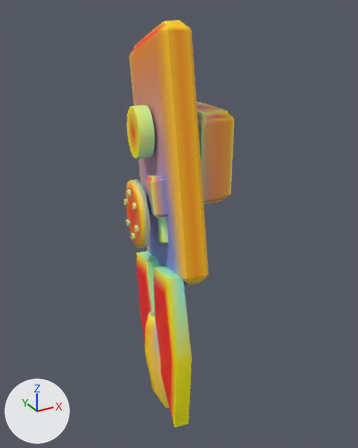
The glTF model models/parts/llm_gen_aux_shield_042_dda00a.glb: old version first, new version second.
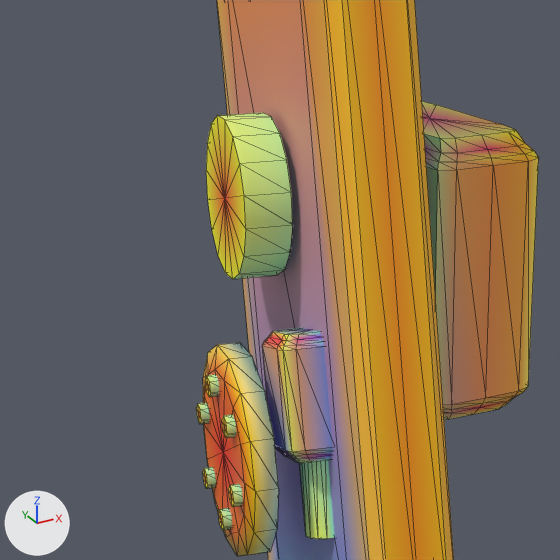
Old and new are each drawn whole from a 50 mm lens placed at (-43.1, -63.7, 20.5), pointed at (-8.9, -1.7, -10.6) and again close up on the part from 17% to 67% of the width and 15% to 56% of the height. Lighting does not change. The marker at lower left points along +X, +Y and +Z. The first two pictures are the older version. The close-ups show mesh edges as thin lines. Vertices at exactly the same position are counted once.

Names of what the first close-up shows: 'adapter_forearm_clamp_dark', 'adapter_shield_rail_dark_6_adapter_dark', 'addon_shield_barrel_7_barrel_metal', 'center_plasma_lens_4_optic_cyan', 'claw_housing_0_wing_white', 'servo_1_bolts_gold', 'servo_1_servo_accent'.
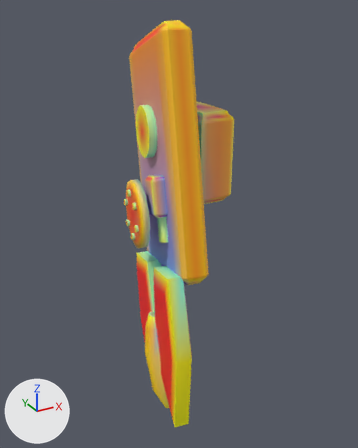
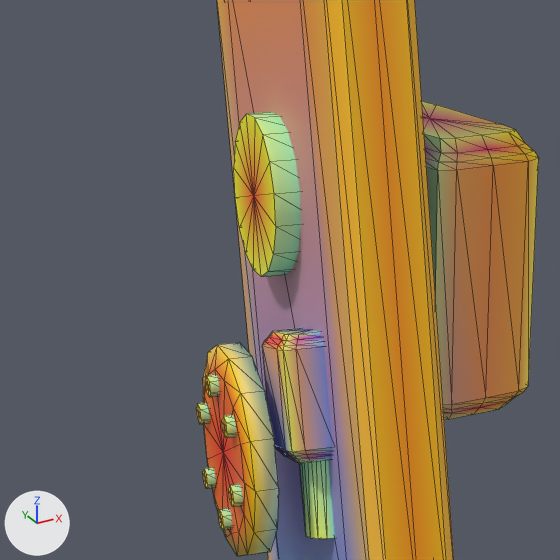
Changed parts and their boxes (x1, y1, x2, y2) in the close-ups (560 x 560 px; the box of a moved part takes in the faces that stretch with it):
'center_plasma_lens_4_optic_cyan', recoloured, moved
    before: (206, 113, 293, 279)
    after: (234, 112, 301, 277)
part 1 of me_center_plasma_lens_4_optic_cyan, moved or reshaped
    before: (206, 113, 293, 279)
    after: (234, 112, 301, 277)
part 2 of me_center_plasma_lens_4_optic_cyan, recoloured
    before: (217, 113, 293, 279)
    after: (248, 112, 301, 277)

Edits to the bpy script that builds the scene:
```text
Change me_center_plasma_lens_4_optic_cyan:
    used by ob_center_plasma_lens_4_optic_cyan; location = (0.0, 0.0, 0.0)
    remove me_center_plasma_lens_4_optic_cyan.from_pydata(...)  # 34 vertices, 64 faces; spans x -15.34..-11.91, y -2.44..5.27, z 0.04..7.48
    add me_center_plasma_lens_4_optic_cyan.from_pydata(...)  # 34 vertices, 64 faces; spans x -13.98..-10.54, y -2.68..5.03, z 0.04..7.48
    me_center_plasma_lens_4_optic_cyan part 1: the whole mesh is moved by (1.36, -0.24, 0.0)
    me_center_plasma_lens_4_optic_cyan part 2: 35 faces centred in x -15.01..-12.63, y -2.27..5.12, z 0.07..7.46 are repainted in the vertex colours; the middle colour goes from green #c8ffa4 to green #a7ffc0
```
